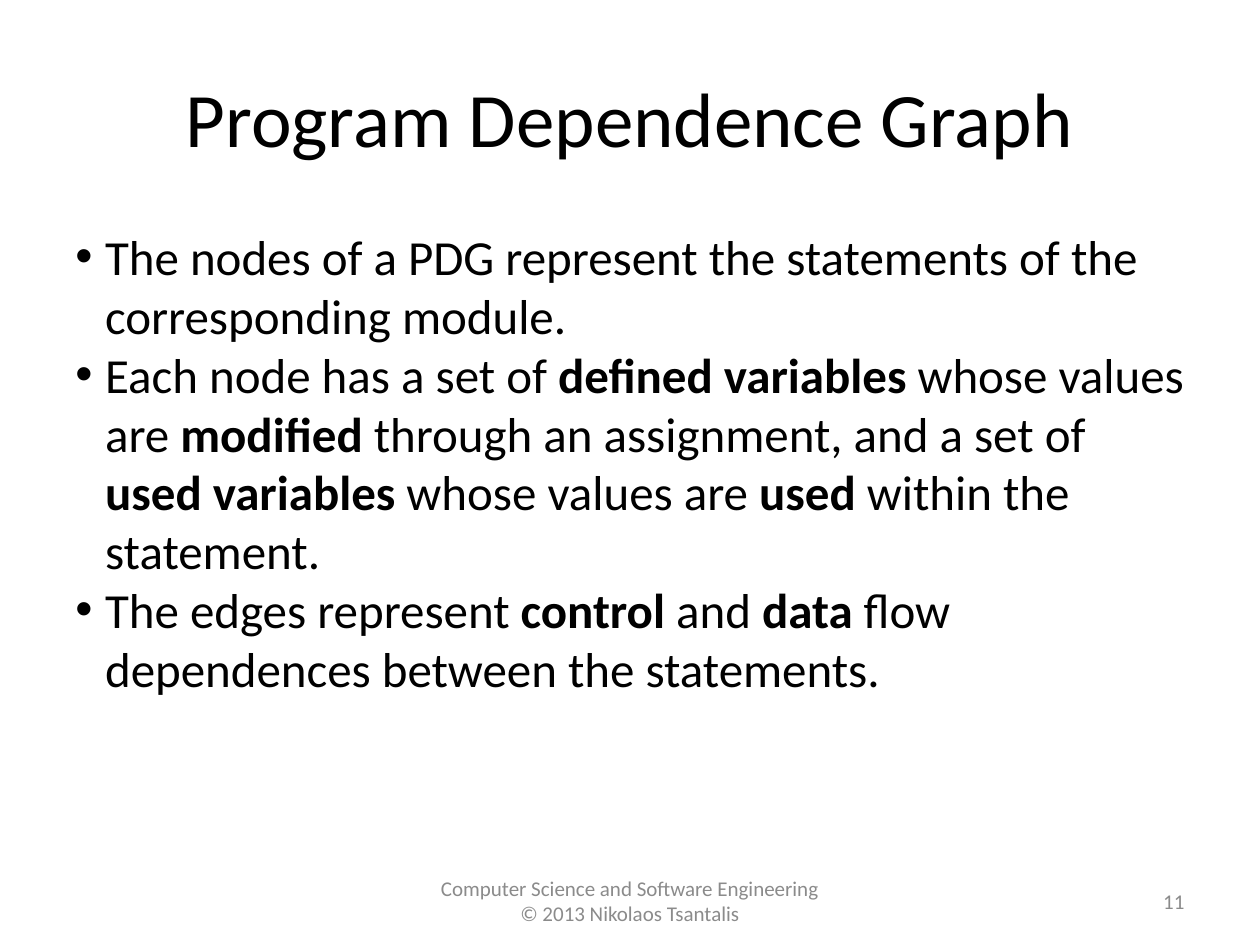
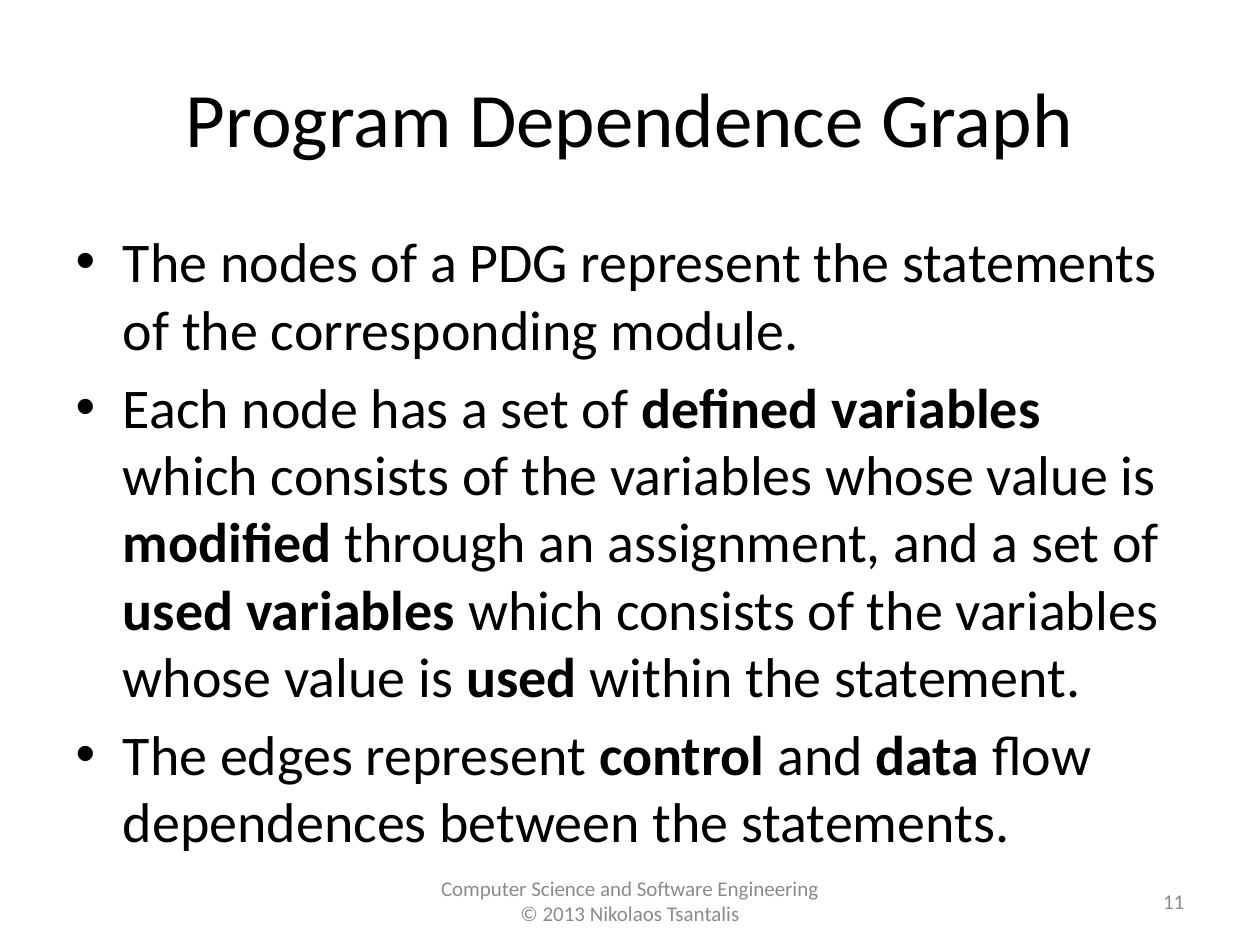
Before and after one commit to tajmilur-rahman/SOEN6611, a slide deck: slide 11 of lectures/lec3/Slice-based_Cohesion.pptx. Drawn at 1260x945 pixels with LibreOffice and Linux fonts; fonts in the diff are those of the drawing. Boxes give left, top, right and bottom in pixels: in the first picture for what was removed or moved away, otherwise in the second. Text is boxed around its words. In the diff, an @@ line names an element or a change of style, - is before the commit and + after.

```diff
--- a/lectures/lec3/Slice-based_Cohesion.pptx
+++ b/lectures/lec3/Slice-based_Cohesion.pptx
@@ text at (x1=123, y1=243, x2=1156, y2=851): size 28 to 32 pt in "The nodes of a PDG represent the ...", "The edges represent control and data flow ..."; indent changed; more space between paragraphs @@
@@ text at (x1=123, y1=388, x2=1159, y2=698): text changed; size 28 to 32 pt @@
-• Each node has a set of defined variables whose values are modified through an assignment, and a set of used variables whose values are used within the statement.
+• Each node has a set of deﬁned variables which consists of the variables whose value is modiﬁed through an assignment, and a set of used variables which consists of the variables whose value is used within the statement.
```
Also in this commit, not shown: 21 other slides changed, 12 other files.
